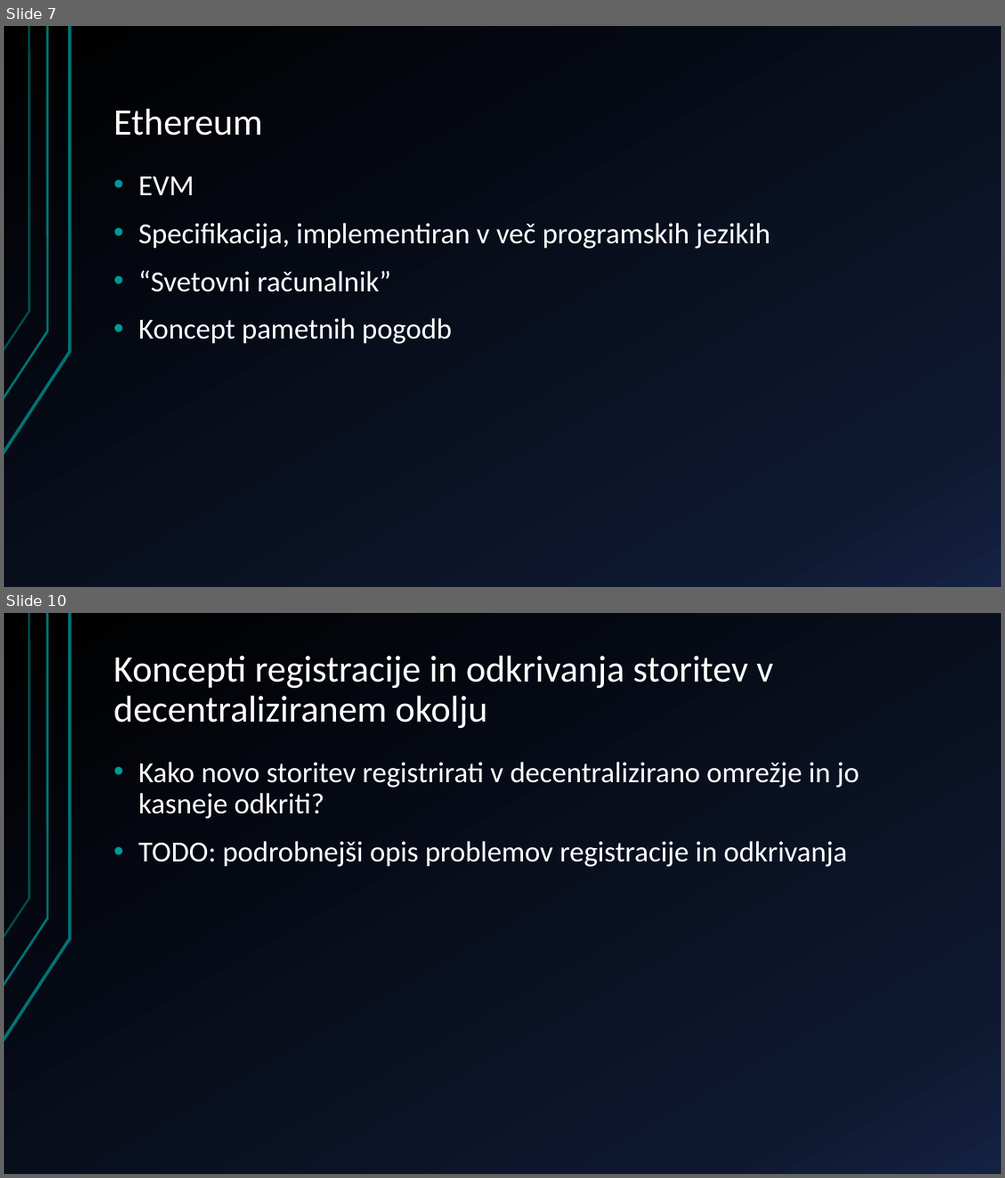
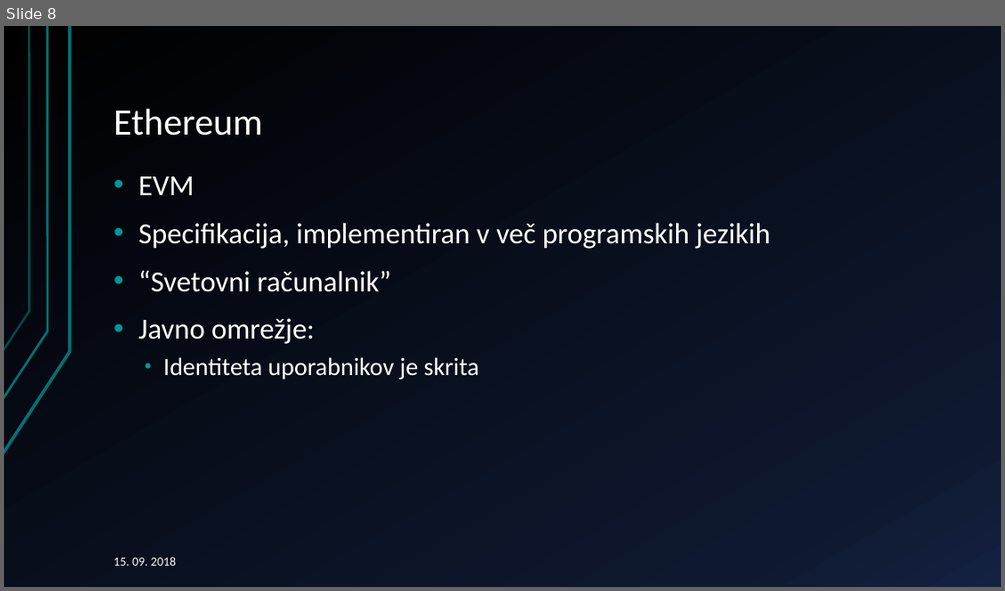
Before and after one commit to primozH/diploma, a slide deck: mikrostoritve decentralizacija.pptx. Shown one above the other, each under a label of ours: slides 7 and 10 before the commit, slide 8 after it; the slides between them are not shown. The pictures are 1005x1178 and 1005x591 pixels, drawn with LibreOffice and Linux fonts; fonts in the diff are those of the drawing. Boxes give left, top, right and bottom in pixels: in the first picture for what was removed or moved away, otherwise in the second. Text is boxed around its words. In the diff, an @@ line names an element or a change of style, - is before the commit and + after.

```diff
--- a/mikrostoritve decentralizacija.pptx
+++ b/mikrostoritve decentralizacija.pptx
@@ slide 10 removed at (4,613,1001,1174), background gradient #000000 to #0F1931 to #142242; not listed: 3 template elements that a slide beside it also shows @@
@@ title removed at (113,656,773,729) @@
-Koncepti registracije in odkrivanja storitev v decentraliziranem okolju
@@ text removed at (138,762,859,867) @@
-• Kako novo storitev registrirati v decentralizirano omrežje in jo kasneje odkriti?
-• TODO: podrobnejši opis problemov registracije in odkrivanja
@@ what was slide 7 is now slide 8 @@
@@ slide 8 changed as well @@
@@ text at (138,318,479,379): text changed; size 28 to 24 pt @@
-• Koncept pametnih pogodb
+• Javno omrežje:
+  • Identiteta uporabnikov je skrita
@@ text added at (113,556,176,565), 12 pt, text #FFFFFF @@
+15. 09. 2018
```
Also in this commit, not shown: 8 other slides changed, 6 slides added, 3 other slides removed.
